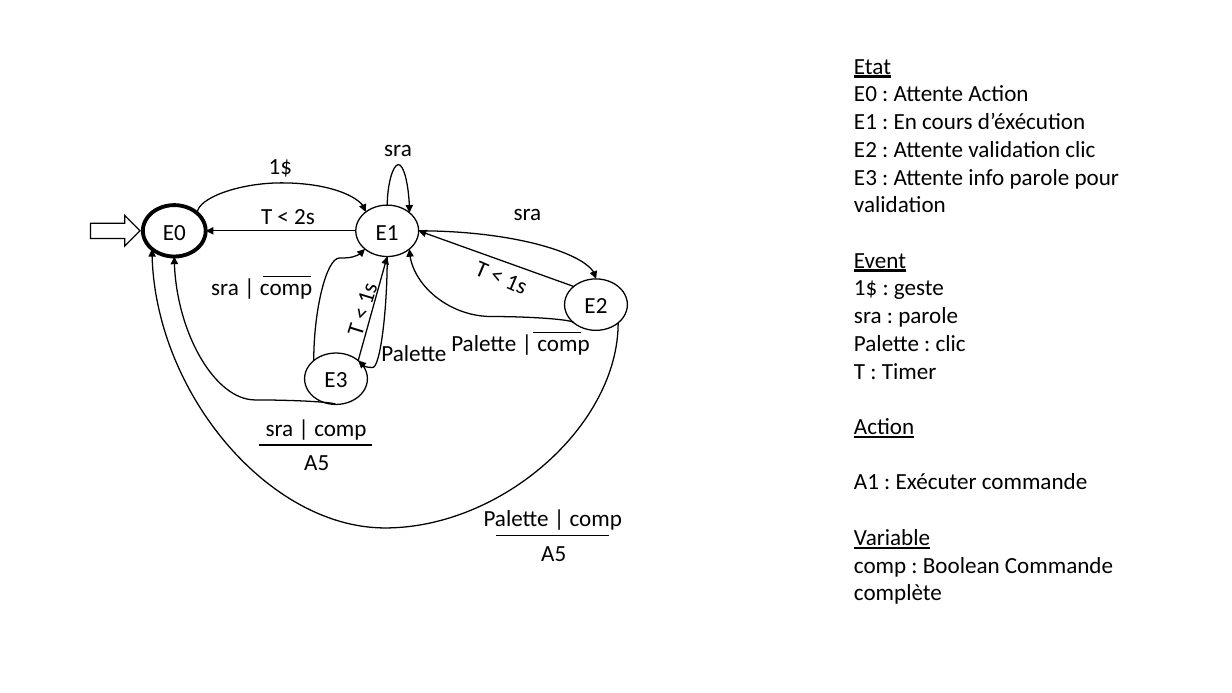
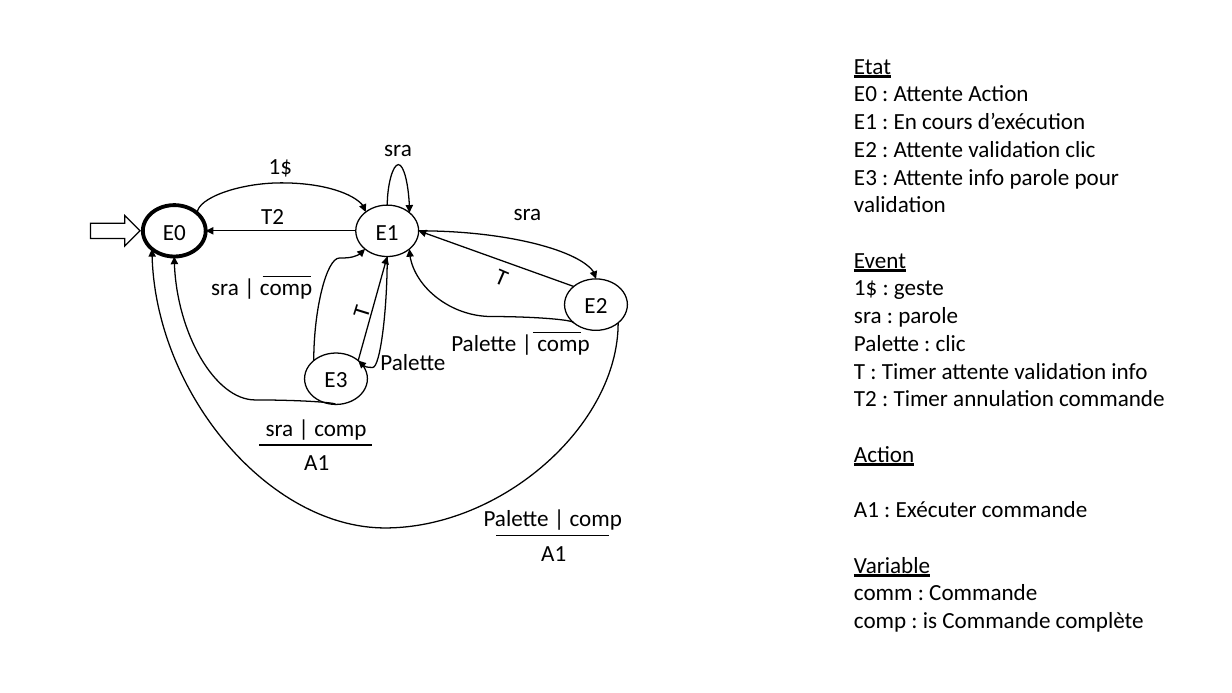
Before and after one commit to tbouete/IHM-Ivy, a slide deck: slide 1 of Concep/MachineEtat.pptx. Drawn at 1232x693 pixels with LibreOffice and Linux fonts; fonts in the diff are those of the drawing. Boxes give left, top, right and bottom in pixels: in the first picture for what was removed or moved away, otherwise in the second. Text is boxed around its words. In the diff, an @@ line names an element or a change of style, - is before the commit and + after.

```diff
--- a/Concep/MachineEtat.pptx
+++ b/Concep/MachineEtat.pptx
@@ text at [854, 113, 1085, 129]: text changed @@
-E1 : En cours d’éxécution
+E1 : En cours d’exécution
@@ text at [261, 209, 284, 231]: text changed @@
-T < 2s
+T2
@@ text at [493, 268, 503, 285]: text changed @@
-T < 1s
+T
@@ text at [345, 310, 373, 320]: text changed @@
-T < 1s
+T
@@ text "Palette": place and size @@
-text "Palette" at [381, 342, 446, 361]
+text "Palette" at [380, 351, 445, 370]
@@ text at [854, 363, 1164, 406]: text changed @@
-T : Timer
+T : Timer attente validation info
+T2 : Timer annulation commande
@@ text at [304, 455, 329, 470]: text changed @@
-A5
+A1
@@ text at [541, 546, 566, 561]: text changed @@
-A5
+A1
@@ text at [854, 584, 1144, 632]: text changed @@
-comp : Boolean Commande complète
+comm : Commande
+comp : is Commande complète
```
Also in this commit, not shown: 1 slide added, 2 slides removed.
